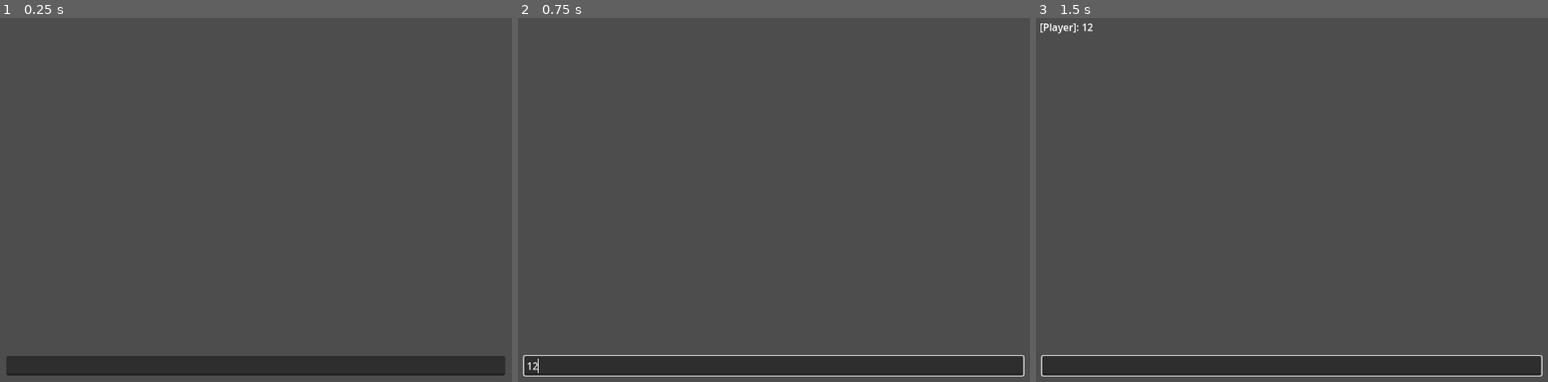
Above: before the commit, frames 1-3 (left to right).
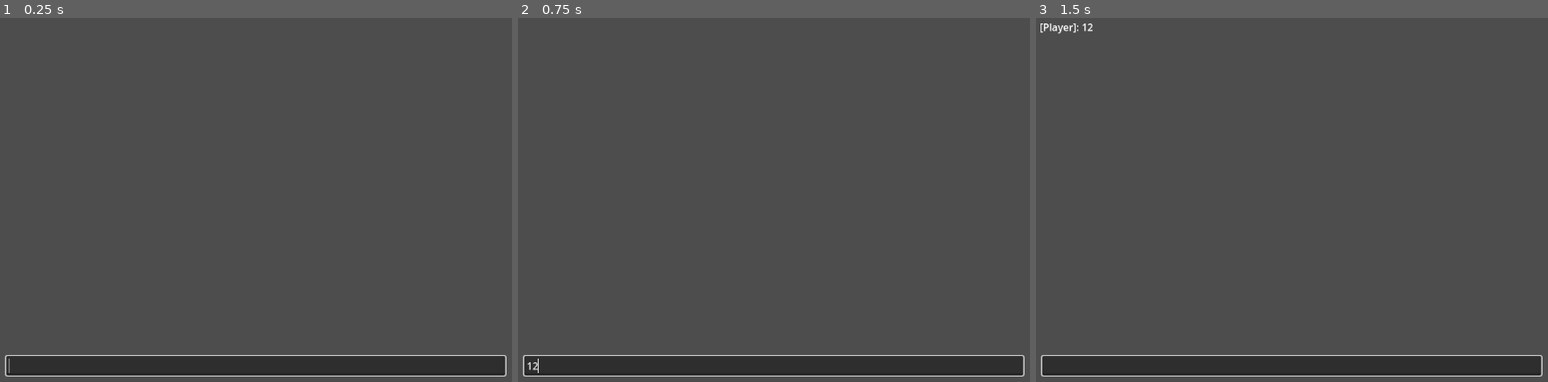
Above: after the commit, the same moments.

Repository: injust90/chatbot
Game: Godot game, scene res://node_2d.tscn
The game is run twice, just before and just after one commit, with the same random seed, the same clock (stepped at 60 frames per second) and the same inputs.
Inputs (mouse positions are in pixels of both pictures, inside the frame that each line leads up to):
- Up to frame 1 (0.25 s): no input
- Up to frame 2 (0.75 s): click (774, 367) at 0.52 s; type "12" at 0.6 s
- Up to frame 3 (1.5 s): tap Enter at 1.25 s

The runs differ from the first frame. In frame 1, 0.8% of the frame differs, in the area x 0-99%, y 92-99%; in frame 2, nothing differs; in frame 3, nothing differs.

Commit message:
Added grab focus to the node

Diff:
--- /dev/null
+++ b/chat_label.gd
@@ -0,0 +1 @@
+extends RichTextLabel
--- /dev/null
+++ b/input_box.gd
@@ -0,0 +1,4 @@
+extends LineEdit
+
+func _ready():
+	grab_focus()
--- a/node.gd
+++ /dev/null
@@ -1,26 +0,0 @@
-# ChatClient.gd
-extends Node
-
-@onready var http := $HTTPRequest
-@onready var chat_label := $ChatLabel
-
-func send_player_message(message: String):
-	var body = {
-		"messages": [
-			{"role": "system", "content": "You are Maru, a wise shopkeeper."},
-			{"role": "user", "content": message}
-		]
-	}
-	var json_body = JSON.stringify(body)
-	http.request(
-		"http://localhost:3000/api/chat",  # Your backend endpoint
-		["Content-Type: application/json"],
-		HTTPClient.METHOD_POST,
-		json_body
-	)
-
-func _on_HTTPRequest_request_completed(_result, response_code, _headers, body):
-	if response_code == 200:
-		var text = body.get_string_from_utf8()
-		var data = JSON.parse_string(text)
-		chat_label.text += "\nNPC: " + data["reply"]
--- a/node_2d.tscn
+++ b/node_2d.tscn
@@ -1,6 +1,7 @@
-[gd_scene load_steps=2 format=3 uid="uid://bsdodxf0dd4d6"]
+[gd_scene load_steps=3 format=3 uid="uid://bsdodxf0dd4d6"]
 
 [ext_resource type="Script" uid="uid://dgb5mvqlasvj5" path="res://ChatClient.gd" id="1_wtcfe"]
+[ext_resource type="Script" uid="uid://c1534g4qk3a21" path="res://input_box.gd" id="2_0e48y"]
 
 [node name="Node2D" type="Node2D"]
 
@@ -33,5 +34,7 @@
 offset_top = 605.0
 offset_right = 811.0
 offset_bottom = 636.0
+select_all_on_focus = true
+script = ExtResource("2_0e48y")
 
 [connection signal="request_completed" from="Control/HTTPRequest" to="Control" method="_on_HTTPRequest_request_completed"]
Not shown, added: chat_label.gd.uid
Not shown, added: input_box.gd.uid
